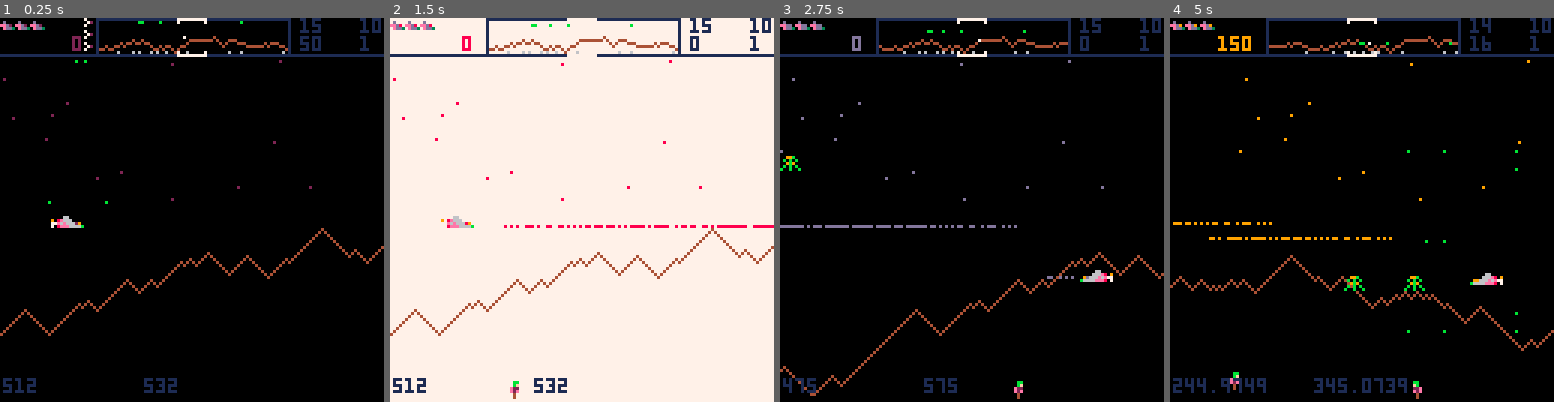
Above: before the commit, frames 1-4 (left to right).
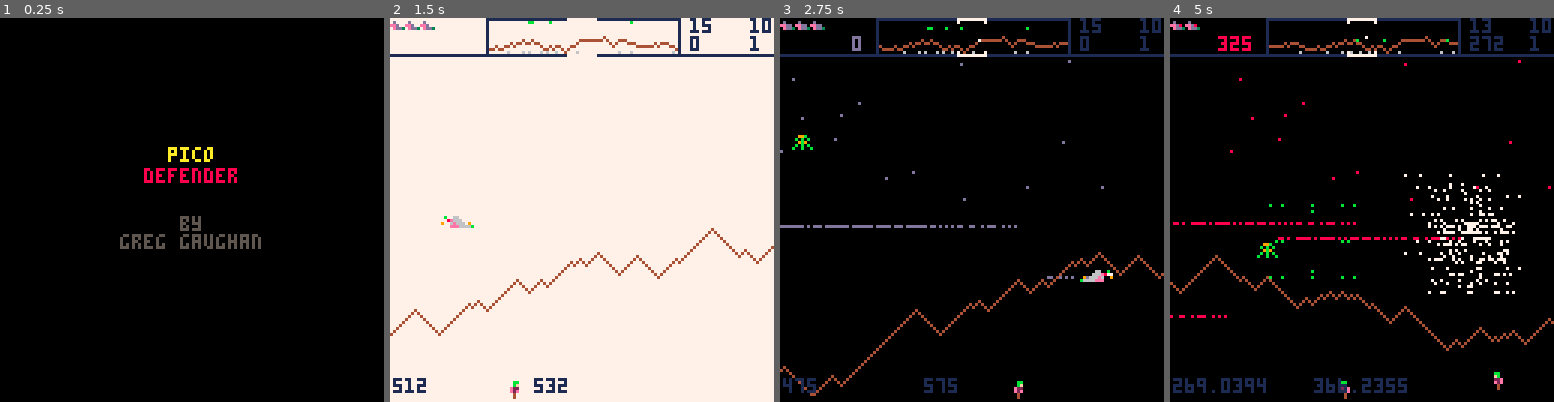
Above: after the commit, the same moments.

Repository: ggaughan/picodefender
Game: PICO-8 cartridge picodefender.p8
Same seed, same stepped clock (60 frames per second), same inputs: the game is played once before the commit and once after it.
Inputs:
- Up to frame 1 (0.25 s): no input
- Up to frame 2 (1.5 s): tap O (Z key) at 0.33, 0.7, 1.43 s; tap X (X key) at 1.07 s
- Up to frame 3 (2.75 s): hold Left 1.97-2.37 s; tap X (X key) at 2.07, 2.4, 2.73 s; tap O (Z key) at 2.22 s; hold Down from 2.42 s (still down)
- Up to frame 4 (5 s): release Down at 2.82 s; hold Right 2.87-3.53 s; tap X (X key) every 0.33 s from 3.07 to 4.73 s; tap O (Z key) at 3.1, 3.98, 4.87 s; hold Up 3.58-4.08 s; hold Right 4.13-4.53 s; hold Down from 4.58 s (still down)

The runs differ from the first frame. In frame 1, 5.5% of the frame differs, in the area x 0-100%, y 0-98%; in frame 2, 0.6%; in frame 3, 0.3%; in frame 4, 5.8%, in the area x 0-100%, y 0-100%.

Commit message:
Add title screen and hook in game over screen

Diff:
--- a/picodefender.p8
+++ b/picodefender.p8
@@ -125,12 +125,13 @@
 extra_score_expire = 1
 bombing_expire = 0.3
 
+title_delay = 8
+game_over_delay = 4
+
 function _init()
 	w = {}  -- ground + stars
 	sw = {} -- ground summary
 	stars = {}
-	actors = {}
-	particles = {}
 
 	cx = 128 * 4
  cdx = 0
@@ -138,42 +139,31 @@
  canim_dx = 0
 
 	build_world()
+	add_stars()
 
 	pl = {
-		x=cx+20,
-		y=64,
-
 		w=5,
 		h=3,
 
-		lives=3,
-		score=0,
-		bombs=3,
-
-		facing=1,
-		dx=0,
-		dy=0,
-		thrusting=false,
+	 c=7,  -- for explosion
+
 	 thrusting_t=0,
 	 thrusting_spr=0,
-
-	 hit=nil,
-	 c=7,  -- for explosion
-
-	 target=nil,
+	 hit=nil,  -- also used for timeouts/delays
 	}
 
+	actors = {}
+	particles = {}
+
+	reset_player(true)
+
+	-- todo move to reset_game() - include call to reset_player(true) above
 	lasers = {}
-
-	add_stars()
-
 	iwave=0
 	humans=0  -- topped up by load_wave
 	load_wave()
 	-- todo wrap iwave display to 2 digits (100 and 200 show as 0 when completed)
 	--      then actually wrap at 255 with special wave 0
-	add_humans()
-	add_enemies()
 
 	-- palette rotate
 	pt = time()
@@ -182,8 +172,10 @@
 	extra_score = nil
 	bombing_t = nil
 
-	--_draw = _draw_title
-	_draw = _draw_wave
+ pl.hit = time()  -- delay
+	_draw = _draw_title
+	_update60 = _update60_title
+	--_draw = _draw_wave
 end
 
 
@@ -191,7 +183,7 @@
 -->8
 --update
 
-function _update60()
+function _update_wave()
  local t=time()
 
  update_particles()  -- could include player dying
@@ -583,6 +575,47 @@
 	end
 end
 
+function _update60_game_over()
+	local t=time()
+	local age = t-pl.hit
+	local timeout = (age > game_over_delay)
+	local some_timeout = (age > 1)  -- make sure we see the message
+
+ update_particles()  -- could include player dying
+ if timeout or (some_timeout and (btnp(🅾️) or btnp(❎))) then
+  reset_player(true)
+
+		-- todo move to reset_game() - include call to reset_player(true) above
+		-- todo stop any sfx - e.g. player dying - or set min key delay > that sfx
+		actors = {}  -- ok?
+		particles = {}
+		lasers = {}
+		iwave = 0
+		humans=0  -- topped up by load_wave
+		load_wave()
+
+  pl.hit = t
+ 	_update60 = _update_wave
+ 	_draw = _draw_wave
+ end
+end
+
+function _update60_title()
+	local t=time()
+	local age = t-pl.hit
+	local timeout = (age > title_delay)
+
+ update_particles()  -- could include special effects
+ if timeout or btnp(🅾️) or btnp(❎) then
+  -- start
+  add_humans()  -- initial
+	 add_enemies() -- initial
+  pl.hit = nil  -- start now
+ 	_update60 = _update_wave
+ 	_draw = _draw_wave
+ end
+end
+
 -->8
 --draw
 
@@ -810,8 +843,6 @@
  -- game over
  cls()
 
-	draw_hud()
-
 	draw_stars()
 
 	draw_hud()
@@ -826,14 +857,23 @@
 	draw_enemies()
 	draw_particles()
 
-	-- never expire! draw_player()  -- needed to expire
-
 	-- todo 3d text?
 	print("game over", 45, hudy+40, 5)
-
-	if pl.hit == nil then
-	 -- todo hi-scores then re-init and repoint _draw/_update60
-	end
+end
+
+function _draw_title()
+ -- title
+ cls()
+
+	draw_particles()
+
+	-- never expire! draw_player()  -- needed to expire
+
+	-- todo 3d text?
+	print("pico", 56, hudy+31, 10)
+	print("defender", 48, hudy+38, 8)
+	print("by", 60, hudy+54, 5)
+	print("greg gaughan", 40, hudy+60, 5)
 end
 
 function _draw_end_wave()
@@ -854,16 +894,7 @@
 
 	if pl.hit == nil then
 		-- note: already increased score
-		-- todo wrap in reset_player
-	 cdx = 0 -- freeze  -- todo move into load_wave?
-	 -- todo reset cx? bombing_t etc.
-		pl.x=cx+20
-		pl.y=64
-		pl.facing=1  -- todo need camera move?
-		pl.dx=0
-		pl.dy=0
-		pl.thrusting=false
-		pl.target = nil
+		reset_player()
 
 		iwave += 1
 		load_wave()
@@ -1162,6 +1193,23 @@
 	end
 end
 
+function reset_player(full)
+ if full then
+		pl.lives=3
+		pl.score=0
+		pl.bombs=3
+ end
+ cdx = 0 -- freeze
+ -- todo reset cx? bombing_t etc.
+	pl.x=cx+20
+	pl.y=64
+	pl.facing=1  -- todo need camera move?
+	pl.dx=0
+	pl.dy=0
+	pl.thrusting=false
+	pl.target = nil
+end
+
 function kill_player(e)
  pl.hit = time()
 	sfx(3, -2)
@@ -1180,6 +1228,8 @@
 	pl.lives -= 1
 	add_pl_score(25)
 
+	-- todo maybe reset_player() here (if so lose cdx = 0 above)
+
 	printh("player killed by "..e.x)
 	kill_actor(e, nil, false)  -- no explosion
 	if pl.target != nil then
@@ -1191,7 +1241,7 @@
 	if pl.lives < 0 then
 	 pl.hit = time()  -- pause
 		_draw = _draw_game_over
-		-- repoint update60 & draw!
+		_update60 = _update60_game_over
 	end
 
 	--note reset_enemies() will be called during draw (i.e. after death animation)
